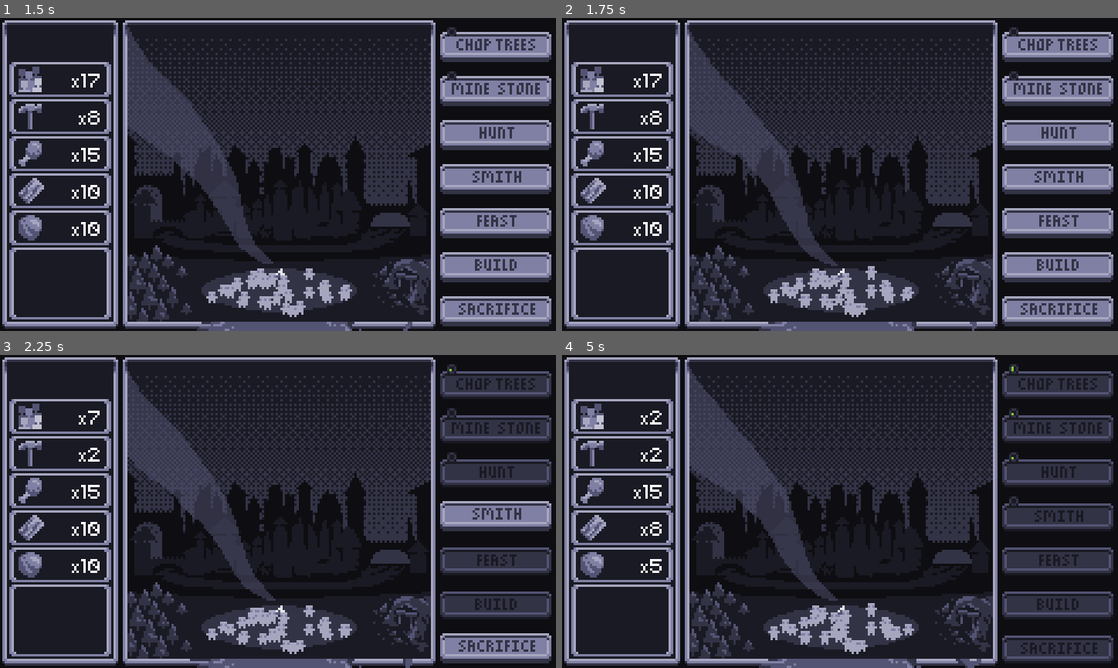
Above: before the commit, frames 1-4 (two rows, left to right).
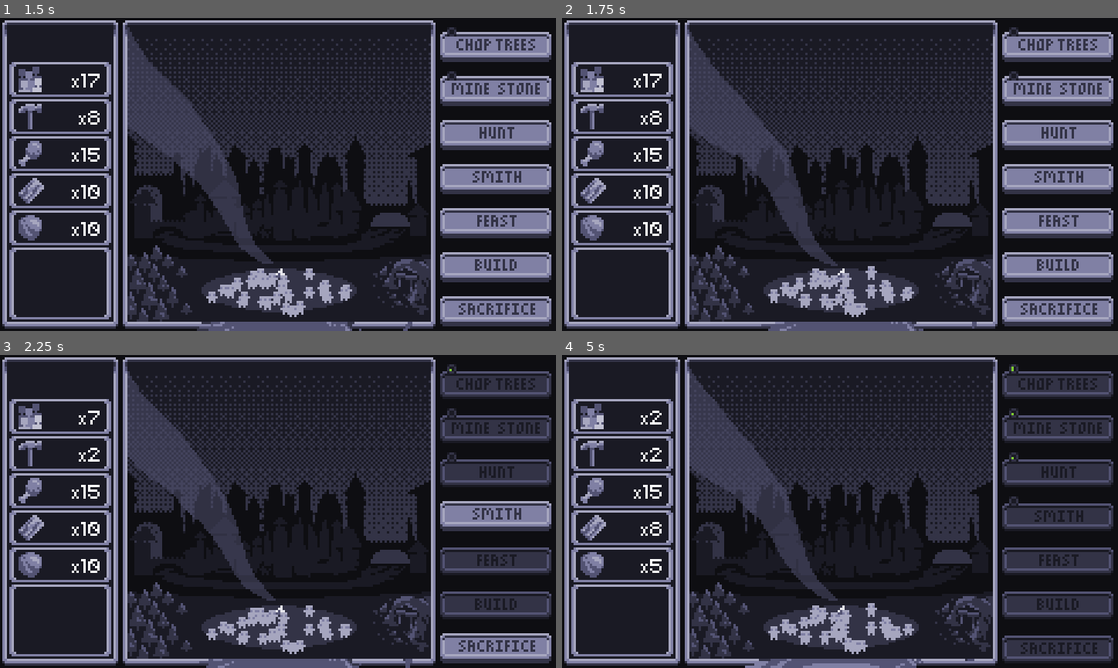
Above: after the commit, the same moments.

Repository: Gugubo/Inevitable
Game: Godot game, scene res://main.tscn
The game is run twice, just before and just after one commit, with the same random seed, the same clock (stepped at 60 frames per second) and the same inputs.
Inputs (mouse positions are in pixels of both pictures, inside the frame that each line leads up to):
- Up to frame 1 (1.5 s): click (494, 46) at 0.5 s; click (494, 89) at 1.25 s
- Up to frame 2 (1.75 s): no input
- Up to frame 3 (2.25 s): click (494, 470) at 2 s
- Up to frame 4 (5 s): click (1056, 514) at 2.75 s

Frame 1 is identical in both runs. In frame 2, 0.2% of the frame differs, in the area x 35-75%, y 97-100%; in frame 3, 0.2%; in frame 4, 0.5%, in the area x 32-76%, y 97-100%.

Commit message:
Increase corruption over time (accelerates too)

Diff:
--- a/game_state.gd
+++ b/game_state.gd
@@ -9,6 +9,9 @@
 var idle_population = 0
 var morale = 0.0 # 0 - 100
 var corruption = 0.0 # 0 - 100
+
+var corruption_speed = 1.0
+var corruption_acceleration = 0.001
 
 var inventory: Dictionary[Item, int] = {
 	Item.WOOD: 0,
@@ -25,6 +28,11 @@
 
 func _ready() -> void:
 	reset()
+
+
+func _process(delta: float) -> void:
+	corruption = clampf(corruption + delta * corruption_speed, 0, 100)
+	corruption_speed += delta * corruption_acceleration
 
 
 func reset() -> void:
